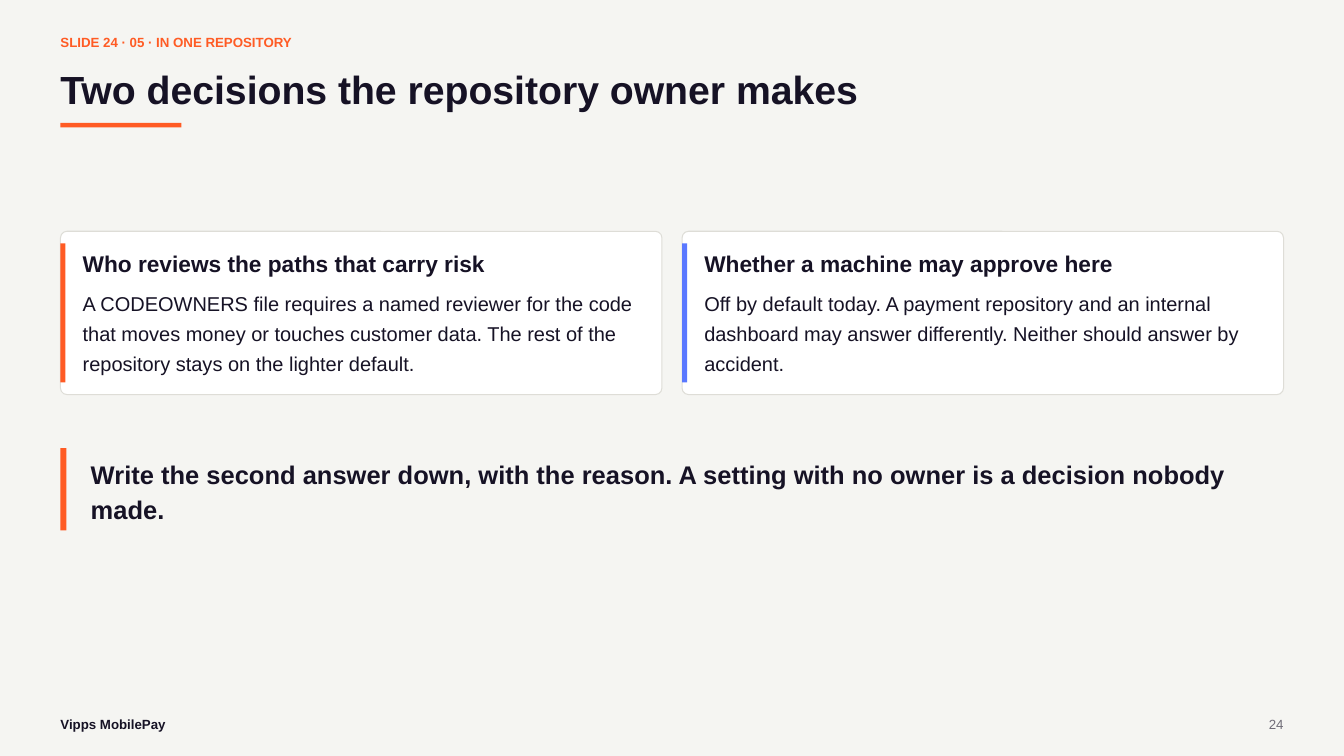
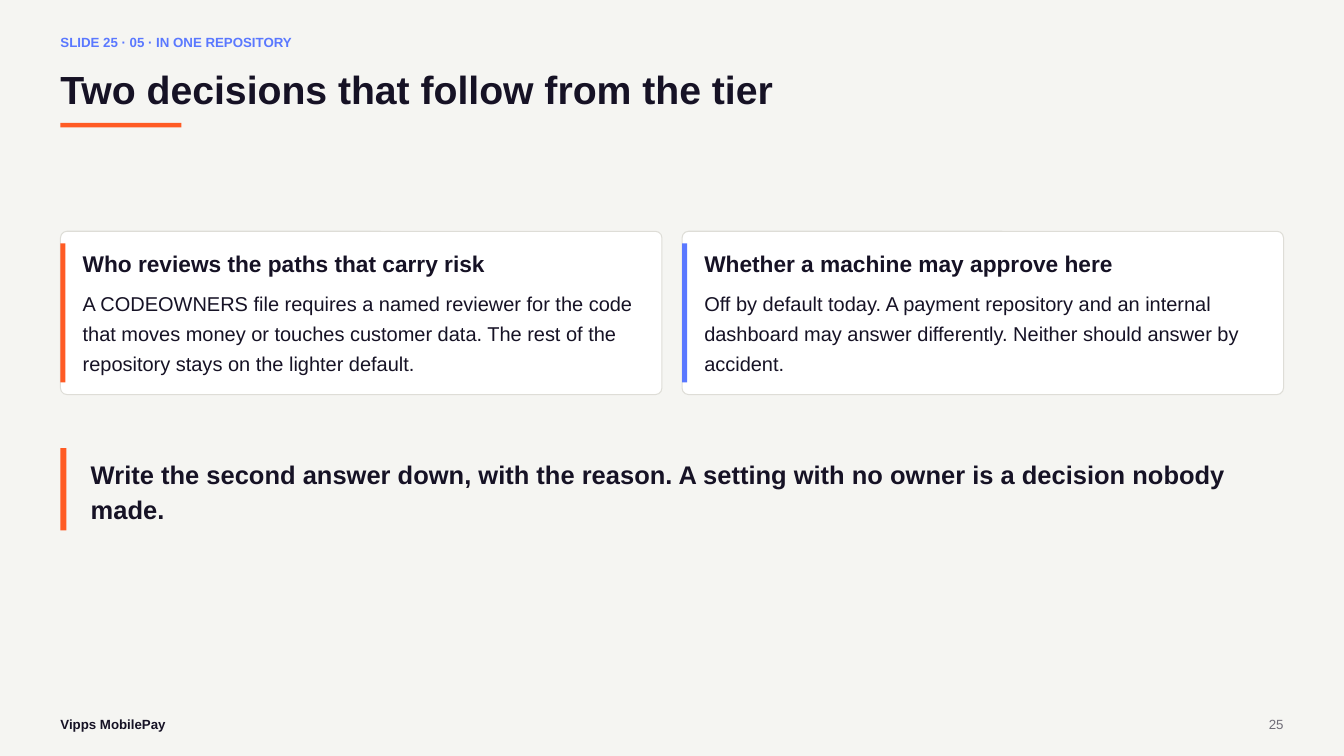
Before and after one commit to svenmalvik/buildtounderstand.org, a slide deck: slide 25 of presentations/what-is-the-second-pair-of-eyes-for-vippsmobilepay.pptx (slide 24 before the commit). Drawn at 1344x756 pixels with LibreOffice and Linux fonts; fonts in the diff are those of the drawing. Boxes give left, top, right and bottom in pixels: in the first picture for what was removed or moved away, otherwise in the second. Text is boxed around its words. In the diff, an @@ line names an element or a change of style, - is before the commit and + after.

```diff
--- a/presentations/what-is-the-second-pair-of-eyes-for-vippsmobilepay.pptx
+++ b/presentations/what-is-the-second-pair-of-eyes-for-vippsmobilepay.pptx
@@ text at bbox=[60, 38, 292, 47]: text changed; text colour #FF5B24 to #5A78FF @@
-SLIDE 24 · 05 · IN ONE REPOSITORY
+SLIDE 25 · 05 · IN ONE REPOSITORY
@@ text at bbox=[60, 75, 773, 105]: text changed @@
-Two decisions the repository owner makes
+Two decisions that follow from the tier
@@ text at bbox=[1269, 720, 1284, 729]: text changed @@
-24
+25
```
Also in this commit, not shown: 11 other slides changed, 1 slide added, 4 other files.
